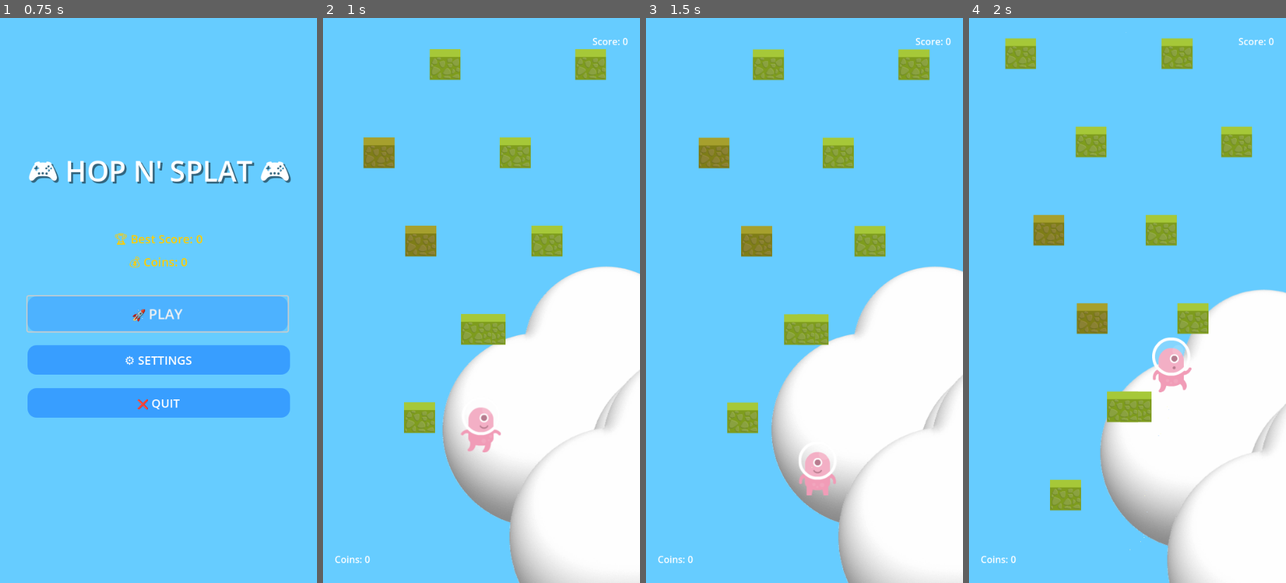
Above: before the commit, frames 1-4 (left to right).
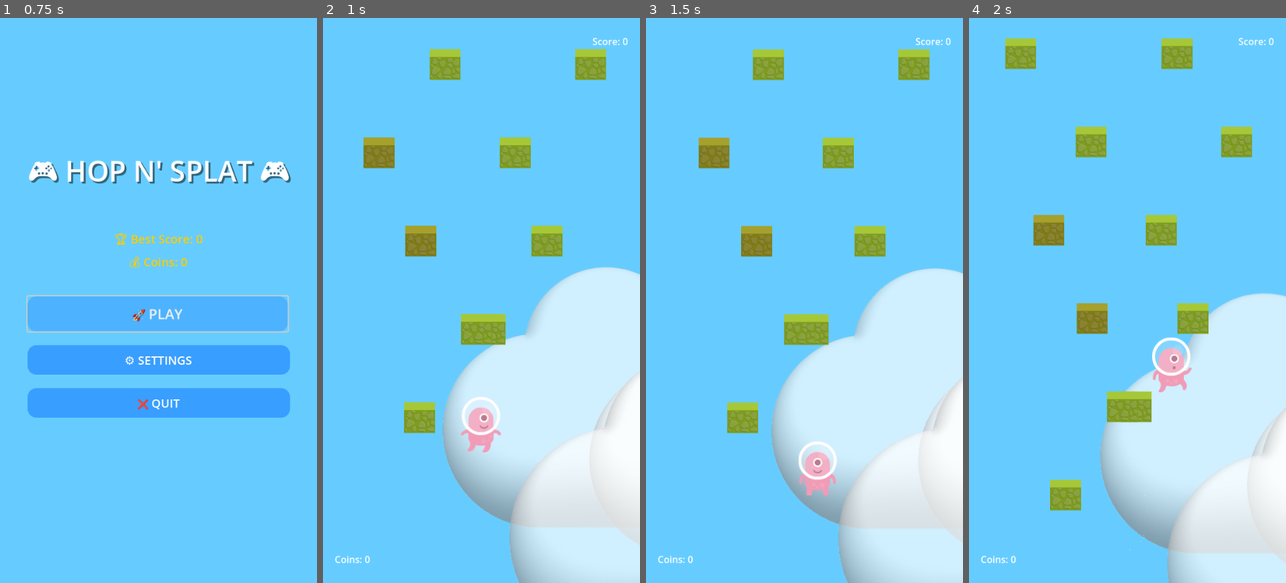
Above: after the commit, the same moments.

Repository: jeanleonhirwa/hopnsplat
Game: Godot game, scene res://scenes/MainMenu.tscn
Two runs of this game, one before a commit and one after it. Both use one fixed random seed, a clock stepped at 60 frames per second and the inputs below.
Inputs (mouse positions are in pixels of both pictures, inside the frame that each line leads up to):
- Up to frame 1 (0.75 s): click "🚀 PLAY" at 0.5 s
- Up to frame 2 (1 s): no input
- Up to frame 3 (1.5 s): tap Enter (ui_accept) at 1.25 s; move the mouse to (874, 272) at 1.27 s; hold Right (ui_right) from 1.28 s (still down); click (874, 272) at 1.42 s
- Up to frame 4 (2 s): keep holding Right (ui_right); tap Enter (ui_accept) at 1.52 s

Frame 1 is identical in both runs. In frame 2, 21% of the frame differs, in the area x 37-100%, y 44-100%; in frame 3, 21%; in frame 4, 18%.

Commit message:
fixing the clouds for second time

Diff:
--- a/scripts/background_animator.gd
+++ b/scripts/background_animator.gd
@@ -7,7 +7,8 @@
 var clouds: Array = []
 var cloud_speed: float = 20.0
 var cloud_spawn_timer: float = 0.0
-var cloud_spawn_interval: float = 5.0
+var cloud_spawn_interval: float = 8.0
+var max_clouds: int = 6
 var cloud_texture: Texture2D
 
 # Particle systems
@@ -56,10 +57,10 @@
 	cloud.texture = cloud_texture
 	cloud.position = pos
 
-	# Set explicit size based on texture - make them much larger
+	# Set appropriate size to fit on screen
 	var texture_size = cloud_texture.get_size()
-	cloud.size = texture_size * 0.8  # Much larger size
-	cloud.modulate = Color(1, 1, 1, 1.0)  # Fully opaque for testing
+	cloud.size = texture_size * 0.25  # Smaller size to fit properly
+	cloud.modulate = Color(1, 1, 1, 0.7)  # Semi-transparent
 
 	# Add random variation
 	var scale_factor = randf_range(0.8, 1.2)
@@ -105,23 +106,40 @@
 	# update_background_position()
 
 func animate_clouds(delta):
-	"""Animate cloud movement"""
+	"""Animate cloud movement with parallax effect"""
+	var camera = get_viewport().get_camera_2d()
+	var camera_y = 0
+	if camera:
+		camera_y = camera.global_position.y
+
 	for cloud in clouds:
 		if cloud and is_instance_valid(cloud):
 			# Move clouds horizontally
 			cloud.position.x += cloud_speed * delta
 
-			# Wrap around screen - keep clouds on screen
+			# Create illusion of player jumping higher by moving clouds down slightly
+			# as player goes up (opposite parallax effect)
+			cloud.position.y += 5.0 * delta  # Slow downward drift
+
+			# Wrap around screen horizontally
 			if cloud.position.x > 600:
-				cloud.position.x = -50  # Start just off-screen left
-				# Randomize vertical position
-				cloud.position.y = randf_range(50, 400)
+				cloud.position.x = -100  # Start off-screen left
+				# Respawn at camera level with some variation
+				cloud.position.y = camera_y + randf_range(-200, 50)
+
+			# Remove clouds that are too far below camera
+			if cloud.position.y > camera_y + 500:
+				cloud.queue_free()
+				clouds.erase(cloud)
 
 func update_cloud_spawning(delta):
-	"""Spawn new clouds periodically"""
+	"""Spawn new clouds periodically with limit"""
 	cloud_spawn_timer += delta
 
-	if cloud_spawn_timer >= cloud_spawn_interval:
+	# Clean up invalid clouds first
+	clouds = clouds.filter(func(cloud): return cloud != null and is_instance_valid(cloud))
+
+	if cloud_spawn_timer >= cloud_spawn_interval and clouds.size() < max_clouds:
 		cloud_spawn_timer = 0.0
 		spawn_new_cloud()
 
@@ -131,8 +149,17 @@
 	if parallax_bg:
 		var cloud_layer = parallax_bg.get_node("CloudLayer")
 		if cloud_layer:
-			# Spawn cloud on-screen in visible area
-			var spawn_pos = Vector2(randf_range(50, 450), randf_range(50, 400))
+			# Get camera position to spawn clouds relative to player height
+			var camera = get_viewport().get_camera_2d()
+			var camera_y = 0
+			if camera:
+				camera_y = camera.global_position.y
+
+			# Spawn cloud relative to camera position (higher as player climbs)
+			var spawn_pos = Vector2(
+				randf_range(-50, 600),  # Horizontal range including off-screen
+				camera_y + randf_range(-300, 100)  # Spawn above and around camera
+			)
 			spawn_cloud_at_position(cloud_layer, spawn_pos)
 
 func spawn_dynamic_cloud():
